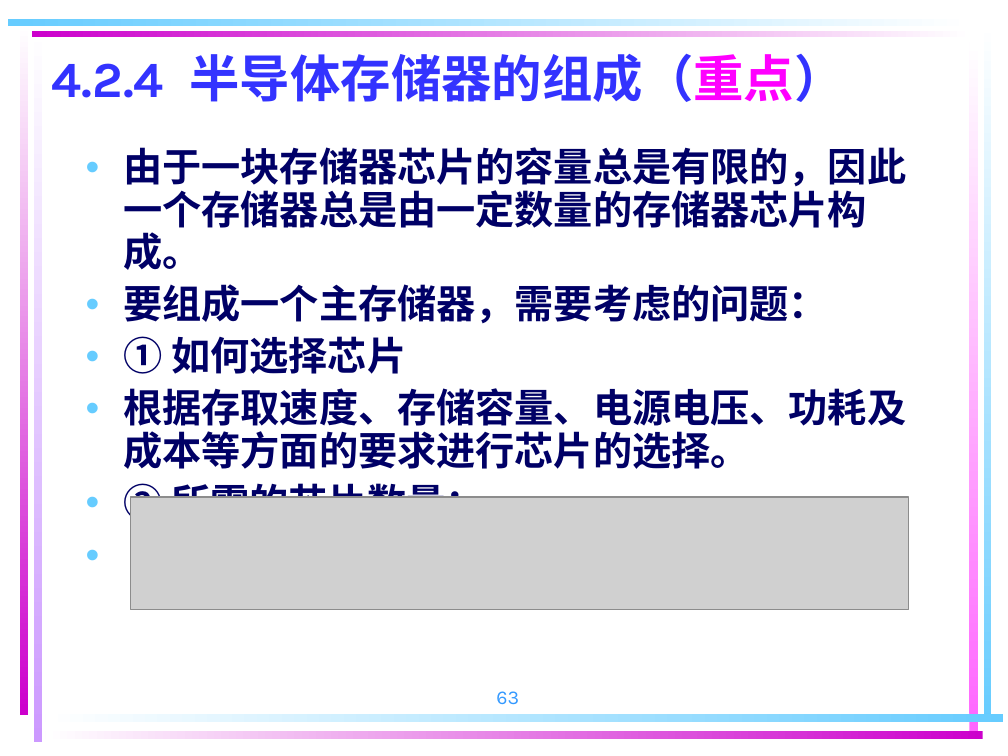
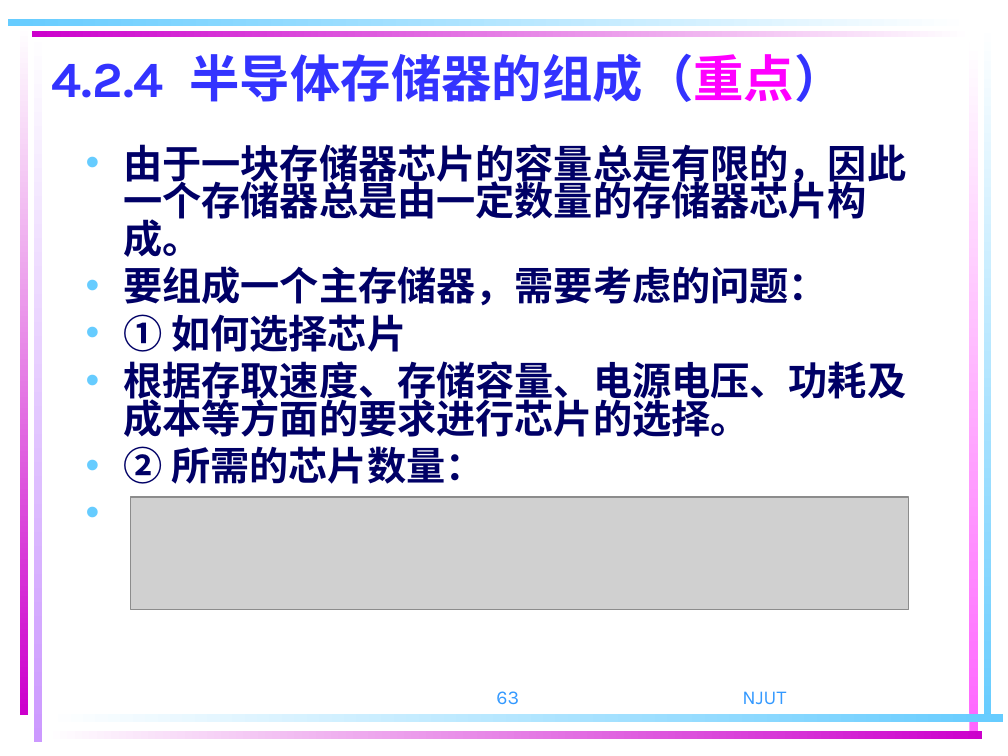
Before and after one commit to ZJWang9928/Own-Notes, a slide deck: slide 63 of 计算机组成原理课件/第 4 章 存储器系统(18版）new.ppt. Drawn at 1008x756 pixels with LibreOffice and Linux fonts; fonts in the diff are those of the drawing; grey boxes stand for pictures. Boxes give left, top, right and bottom in pixels: in the first picture for what was removed or moved away, otherwise in the second. Text is boxed around its words. In the diff, an @@ line names an element or a change of style, - is before the commit and + after.

```diff
--- a/计算机组成原理课件/第 4 章 存储器系统(18版）new.ppt
+++ b/计算机组成原理课件/第 4 章 存储器系统(18版）new.ppt
@@ text "由于一块存储器芯片的容量总是有限的，因此一个存储器总是由一定数量的存储器芯片构成。" at [123,144,906,484]: line spacing 0.9 to 0.8 @@
@@ text added at [742,691,786,704], 14 pt, text #3399FF @@
+NJUT
```
Also in this commit, not shown: 129 other slides changed, 6 slides added, 6 slides removed, 1 other file.
